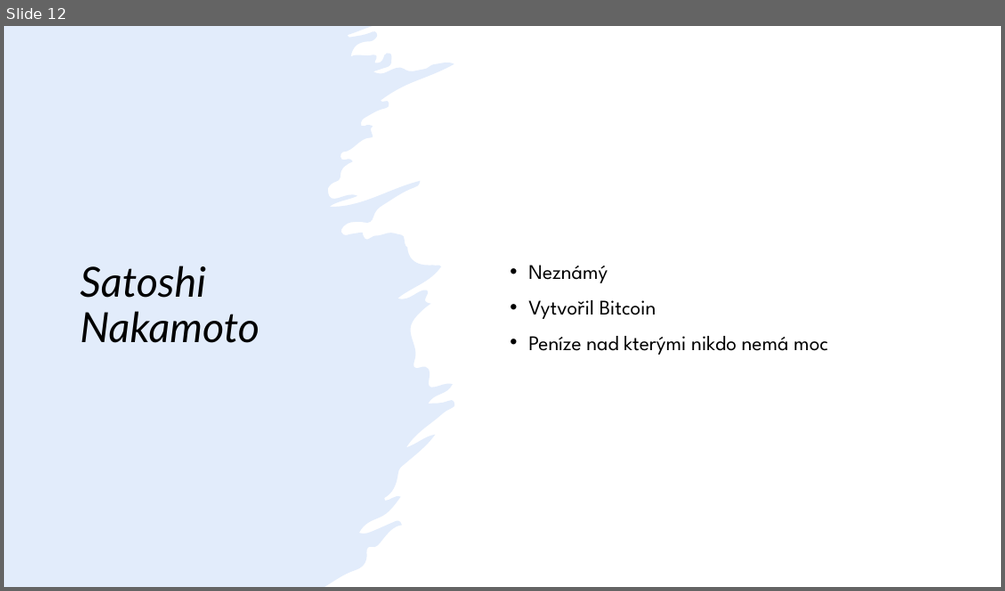
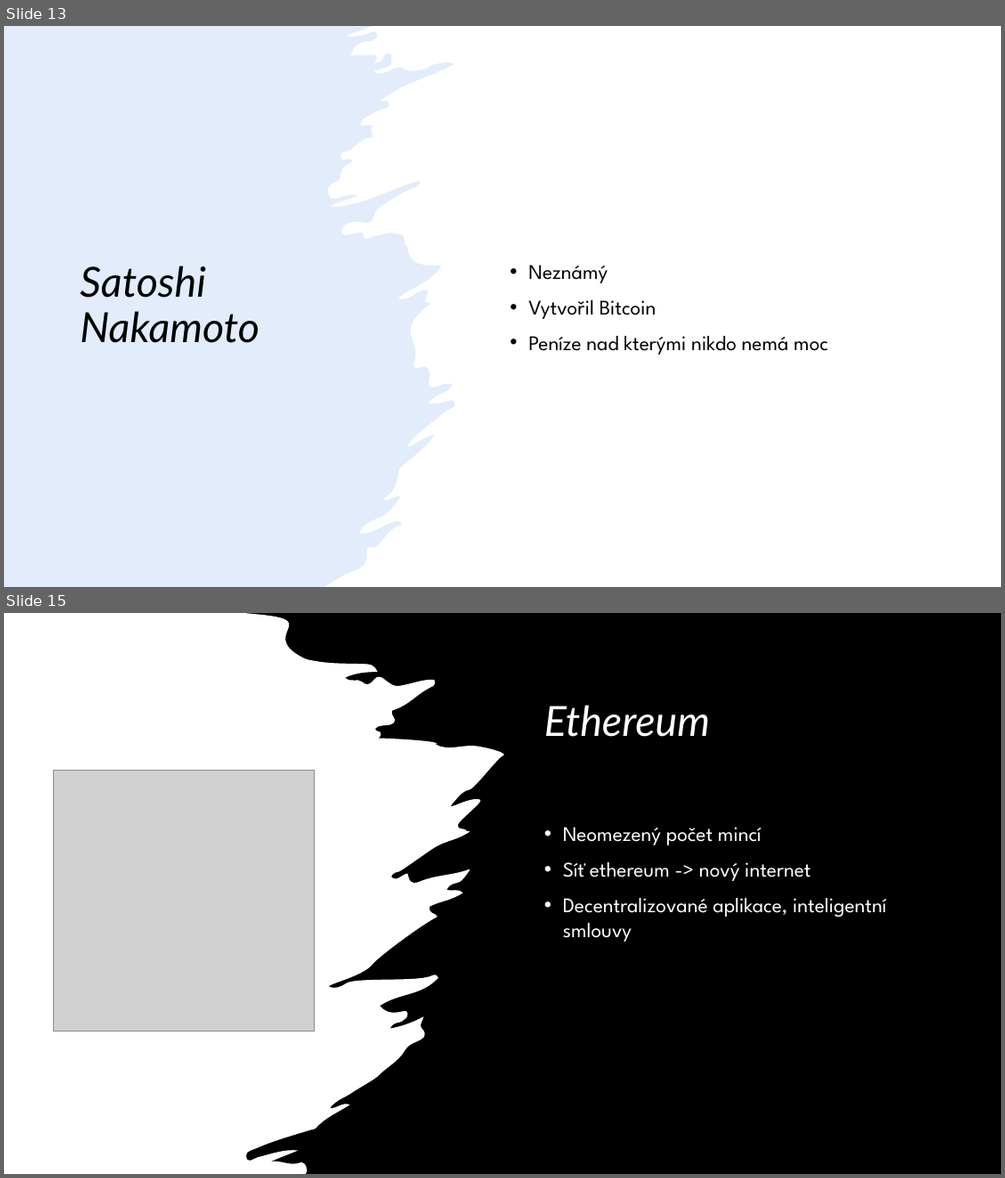
Before and after one commit to kuba384/Jirasek, a slide deck: Presentation.pptx. Shown one above the other, each under a label of ours: slide 12 before the commit, slides 13 and 15 after it; the slides between them are not shown. The pictures are 1005x591 and 1005x1178 pixels, drawn with LibreOffice and Linux fonts; fonts in the diff are those of the drawing; grey boxes stand for pictures. Boxes give left, top, right and bottom in pixels: in the first picture for what was removed or moved away, otherwise in the second. Text is boxed around its words. In the diff, an @@ line names an element or a change of style, - is before the commit and + after.

```diff
--- a/Presentation.pptx
+++ b/Presentation.pptx
@@ slide 15 added at [4, 613, 1001, 1174], background #000000; not listed: 1 template element that a slide beside it also shows @@
@@ rectangle added at [4, 613, 1001, 1174], fill #000000 @@
@@ freeform shape added at [4, 613, 504, 1174], fill #FFFFFF @@
@@ title added at [544, 705, 710, 737], 40 pt, text #FFFFFF, italic @@
+Ethereum
@@ picture added at [53, 770, 315, 1031] @@
@@ text added at [563, 827, 886, 941], 20 pt, text #FFFFFF @@
+• Neomezený počet mincí
+• Síť ethereum -> nový internet
+• Decentralizované aplikace, inteligentní smlouvy
@@ what was slide 12 is now slide 13 @@
```
Also in this commit, not shown: 8 slides changed, 3 other slides added, 2 slides removed.
